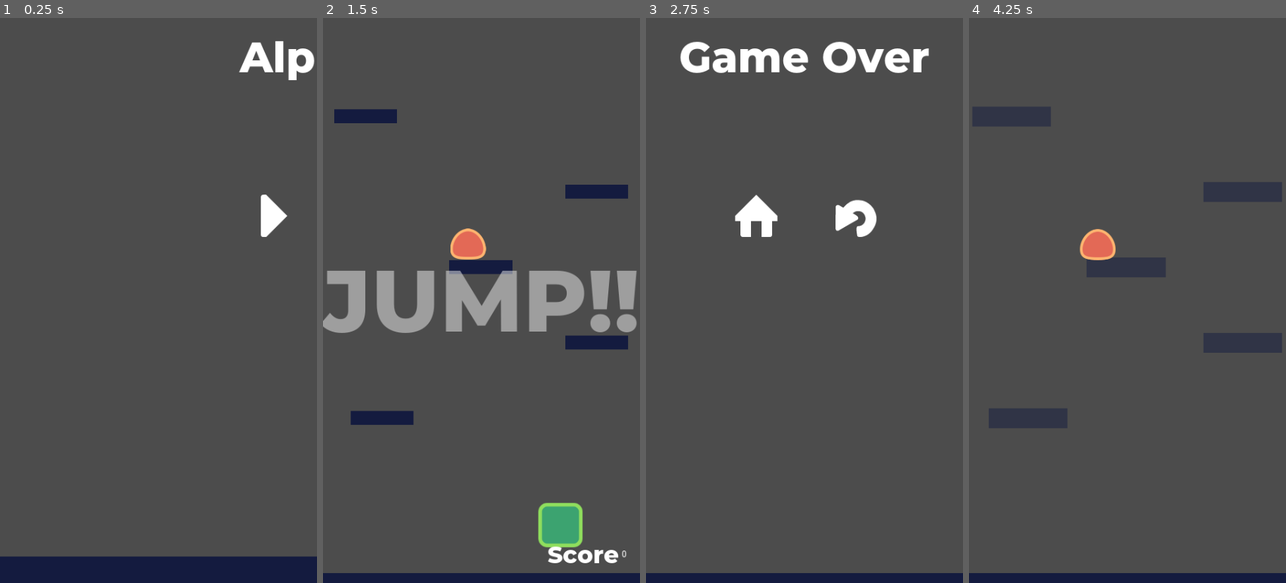
Above: before the commit, frames 1-4 (left to right).
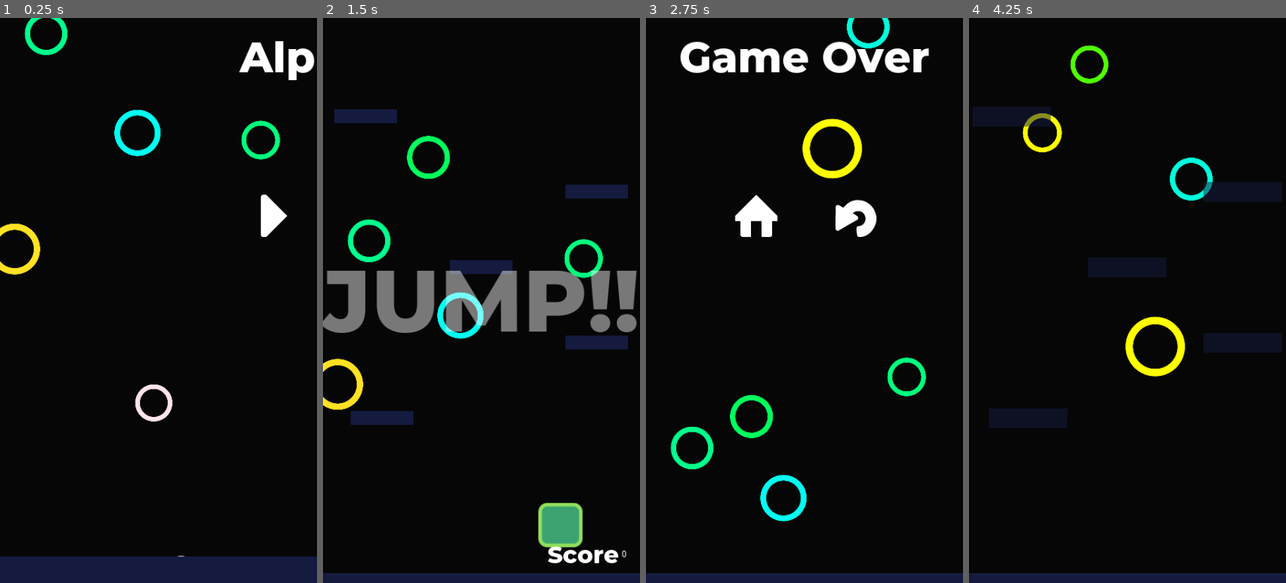
Above: after the commit, the same moments.

Repository: kedar-devs/Alpha-Q
Game: Godot game, scene res://Main.tscn
Same seed, same stepped clock (60 frames per second), same inputs: the game is played once before the commit and once after it.
Inputs (mouse positions are in pixels of both pictures, inside the frame that each line leads up to):
- Up to frame 1 (0.25 s): no input
- Up to frame 2 (1.5 s): click (430, 215) at 0.5 s; move the mouse to (551, 272) at 1.27 s; hold Right (move_right) from 1.28 s (still down); click (551, 272) at 1.42 s
- Up to frame 3 (2.75 s): move the mouse to (741, 328) at 2.02 s; release Right (move_right) at 2.03 s; hold Left (move_left) from 2.03 s (still down); click (741, 328) at 2.17 s
- Up to frame 4 (4.25 s): release Left (move_left) at 2.75 s; click (1178, 215) at 2.75 s; move the mouse to (1159, 176) at 3.52 s; hold Right (move_right) from 3.53 s (still down); click (1159, 176) at 3.67 s

The runs differ from the first frame. In frame 1, 94% of the frame differs, in the area x 0-100%, y 0-96%; in frame 2, 95%; in frame 3, 95%; in frame 4, 98%, in the area x 0-100%, y 0-99%.

Commit message:
Bug Hutting

Diff:
--- a/Main.tscn
+++ b/Main.tscn
@@ -1,10 +1,11 @@
-[gd_scene load_steps=6 format=2]
+[gd_scene load_steps=7 format=2]
 
 [ext_resource path="res://main.gd" type="Script" id=1]
 [ext_resource path="res://UI/Screens.tscn" type="PackedScene" id=2]
 [ext_resource path="res://Object/LevelTemplate.tscn" type="PackedScene" id=3]
 [ext_resource path="res://UI/ScoreMachine.tscn" type="PackedScene" id=4]
 [ext_resource path="res://start-assets/AUD-20200911-WA0020.ogg" type="AudioStream" id=5]
+[ext_resource path="res://UI/Background.tscn" type="PackedScene" id=6]
 
 [node name="main" type="Node"]
 script = ExtResource( 1 )
@@ -28,4 +29,6 @@
 
 [node name="Music" type="AudioStreamPlayer" parent="."]
 stream = ExtResource( 5 )
+
+[node name="Background" parent="." instance=ExtResource( 6 )]
 [connection signal="start_game" from="Screens" to="." method="new_game"]
--- /dev/null
+++ b/Object/Area2D.gd
@@ -0,0 +1,9 @@
+extends Area2D
+
+
+func disappear():
+	print("in disappear")
+	get_parent().queue_free()
+	#$AnimationPlayer.play("Dying")
+	#yield($AnimationPlayer,"animation_finished")
+	queue_free()
--- a/Object/Enemy.gd
+++ b/Object/Enemy.gd
@@ -10,10 +10,10 @@
 	speed.x=50
 	velocity.x=-speed.x
 	position=_position
-	$CollisionPolygon2D.scale=Vector2(0.5,0.5)
-	$Sprite.scale=Vector2(0.5,0.5)
-	$Area2D/CollisionShape2D.scale=Vector2(0.5,0.5)
-	$PlatformDetector/CollisionShape2D.scale=Vector2(0.5,0.5)
+	#$CollisionPolygon2D.scale=Vector2(0.5,0.5)
+	#$Sprite.scale=Vector2(0.5,0.5)
+	#$Area2D/CollisionShape2D.scale=Vector2(0.5,0.5)
+	#$PlatformDetector/CollisionShape2D.scale=Vector2(0.5,0.5)
 
 func _physics_process(delta):
 
@@ -29,9 +29,15 @@
 
 
 func _on_Area2D_area_entered(area):
-	emit_signal("killenemy")
+#	emit_signal("killenemy",area)
+	#queue_free()
+	pass
 
-
+func disappear():
+	print("in disappear")
+	$AnimationPlayer.play("Dying")
+	yield($AnimationPlayer,"animation_finished")
+	queue_free()
 func _on_PlatformDetector_area_entered(area):
 	gravity=0
 
--- a/Object/Enemy.tscn
+++ b/Object/Enemy.tscn
@@ -1,13 +1,42 @@
-[gd_scene load_steps=5 format=2]
+[gd_scene load_steps=7 format=2]
 
 [ext_resource path="res://Object/Enemy.gd" type="Script" id=1]
 [ext_resource path="res://start-assets/enemy.png" type="Texture" id=2]
+[ext_resource path="res://Object/Area2D.gd" type="Script" id=3]
+
+[sub_resource type="RectangleShape2D" id=2]
+extents = Vector2( 66.6696, 19.8443 )
 
 [sub_resource type="RectangleShape2D" id=1]
 extents = Vector2( 40.482, 10 )
 
-[sub_resource type="RectangleShape2D" id=2]
-extents = Vector2( 45.1069, 17.49 )
+[sub_resource type="Animation" id=3]
+resource_name = "Dying"
+length = 0.5
+tracks/0/type = "value"
+tracks/0/path = NodePath(".:scale")
+tracks/0/interp = 1
+tracks/0/loop_wrap = true
+tracks/0/imported = false
+tracks/0/enabled = true
+tracks/0/keys = {
+"times": PoolRealArray( 0, 0.5 ),
+"transitions": PoolRealArray( 1, 1 ),
+"update": 0,
+"values": [ Vector2( 1, 1 ), Vector2( 1e-05, 1e-05 ) ]
+}
+tracks/1/type = "value"
+tracks/1/path = NodePath(".:modulate")
+tracks/1/interp = 1
+tracks/1/loop_wrap = true
+tracks/1/imported = false
+tracks/1/enabled = true
+tracks/1/keys = {
+"times": PoolRealArray( 0, 0.5 ),
+"transitions": PoolRealArray( 1, 1 ),
+"update": 0,
+"values": [ Color( 1, 1, 1, 1 ), Color( 1, 1, 1, 0 ) ]
+}
 
 [node name="Enemy" type="KinematicBody2D"]
 position = Vector2( 238.022, 121.5 )
@@ -15,11 +44,22 @@
 collision_mask = 21
 script = ExtResource( 1 )
 
+[node name="Area2D" type="Area2D" parent="."]
+position = Vector2( 1.26137, -16.818 )
+collision_layer = 2
+collision_mask = 0
+script = ExtResource( 3 )
+
+[node name="CollisionShape2D" type="CollisionShape2D" parent="Area2D"]
+position = Vector2( -0.420471, -1.68179 )
+scale = Vector2( 0.5, 0.5 )
+shape = SubResource( 2 )
+
 [node name="PlatformDetector" type="Area2D" parent="."]
-position = Vector2( 0.840897, 48.3516 )
+position = Vector2( -3.78404, 23.1247 )
 
 [node name="CollisionShape2D" type="CollisionShape2D" parent="PlatformDetector"]
-position = Vector2( -2.10225, -27.3292 )
+position = Vector2( 0.840897, -1.68182 )
 scale = Vector2( 0.5, 0.5 )
 shape = SubResource( 1 )
 
@@ -43,16 +83,11 @@
 [node name="CollisionPolygon2D" type="CollisionPolygon2D" parent="."]
 position = Vector2( -1.52588e-05, 25.6474 )
 scale = Vector2( 0.5, 0.5 )
-polygon = PoolVector2Array( 6.12497, 13.7916, -11.5339, 14.6324, -60.4261, -99.4777, 67.8106, -98.6368 )
+polygon = PoolVector2Array( 5.28406, 6.22339, -18.2611, 7.06433, -60.4261, -99.4777, 67.8106, -98.6368 )
 
-[node name="Area2D" type="Area2D" parent="."]
-position = Vector2( 0.840897, 48.3516 )
-
-[node name="CollisionShape2D" type="CollisionShape2D" parent="Area2D"]
-position = Vector2( -1.52588e-05, -64.3287 )
-scale = Vector2( 0.5, 0.5 )
-shape = SubResource( 2 )
+[node name="AnimationPlayer" type="AnimationPlayer" parent="."]
+anims/Dying = SubResource( 3 )
+[connection signal="area_entered" from="Area2D" to="." method="_on_Area2D_area_entered"]
 [connection signal="area_entered" from="PlatformDetector" to="." method="_on_PlatformDetector_area_entered"]
 [connection signal="area_exited" from="PlatformDetector" to="." method="_on_PlatformDetector_area_exited"]
 [connection signal="screen_exited" from="VisibilityNotifier2D" to="." method="_on_VisibilityNotifier2D_screen_exited"]
-[connection signal="area_entered" from="Area2D" to="." method="_on_Area2D_area_entered"]
--- a/Object/MovingObj.gd
+++ b/Object/MovingObj.gd
@@ -8,13 +8,13 @@
 var bredth=0.4
 signal enemyOn
 signal preventPlayer
-func init(_position):
+func init(_position,level):
 	print("in position")
 	position=_position
 	$CollisionShape2D.shape=$CollisionShape2D.shape.duplicate()
 	$Sprite.scale=Vector2(length,bredth)
 	$CollisionShape2D.scale=Vector2(length,bredth)
-	set_tween()
+	set_tween(level)
 
 
 
@@ -28,12 +28,14 @@
 	queue_free()
 
 
-func set_tween(object=null,key=null):
+func set_tween(level,object=null,key=null):
 	if move_range==0:
 		return
 	move_range*=-1
-
-	move_speed=20
+	if level<18:
+		move_speed=20-level
+	else:
+		move_speed=1
 	move_tween.interpolate_property(self,"position:x",position.x,position.x+move_range,move_speed,Tween.TRANS_QUAD,Tween.EASE_IN_OUT)
 	move_tween.start()
 
@@ -42,7 +44,9 @@
 
 
 func _on_MovingObj_body_exited(body):
-	emit_signal("enemyOn")
+	print("enemy exited")
+	emit_signal("enemyOn",body)
+
 
 
 func _on_MovingObj_area_entered(area):
--- a/Object/MovingObj.tscn
+++ b/Object/MovingObj.tscn
@@ -1,13 +1,33 @@
-[gd_scene load_steps=5 format=2]
+[gd_scene load_steps=7 format=2]
 
 [ext_resource path="res://start-assets/movingobj.png" type="Texture" id=1]
 [ext_resource path="res://Object/MovingObj.gd" type="Script" id=2]
 
-[sub_resource type="RectangleShape2D" id=1]
+[sub_resource type="Shader" id=5]
+code = "shader_type canvas_item;
+
+uniform vec4 color : hint_color;
+uniform float speed:hint_range(0,20);
+uniform float width:hint_range(0,1);
+void fragment() {
+	vec2 center=vec2(0.5);
+	float time=TIME*speed;
+	float thickness=width+0.05*cos(time);
+	float dist=distance(UV,center);
+	COLOR.rgb = color.rgb;
+	COLOR.a = texture(TEXTURE, UV).a+smoothstep(thickness/2.0,0.0,abs(dist));
+}"
+
+[sub_resource type="ShaderMaterial" id=2]
+shader = SubResource( 5 )
+shader_param/color = Color( 0.780392, 0.0392157, 0.0392157, 1 )
+shader_param/speed = 1.0
+shader_param/width = 0.0
+
+[sub_resource type="RectangleShape2D" id=3]
 extents = Vector2( 79.9316, 27 )
 
-[sub_resource type="Animation" id=2]
-resource_name = "free"
+[sub_resource type="Animation" id=4]
 length = 0.4
 tracks/0/type = "value"
 tracks/0/path = NodePath("Sprite:scale")
@@ -37,6 +57,7 @@
 [node name="MovingObj" type="Area2D" groups=[
 "blocks",
 ]]
+material = SubResource( 2 )
 position = Vector2( 249.065, 426.692 )
 collision_layer = 4
 collision_mask = 11
@@ -49,14 +70,14 @@
 [node name="CollisionShape2D" type="CollisionShape2D" parent="."]
 visible = false
 scale = Vector2( 1.5, 1 )
-shape = SubResource( 1 )
+shape = SubResource( 3 )
 
 [node name="VisibilityNotifier2D" type="VisibilityNotifier2D" parent="."]
 
 [node name="MoveTween" type="Tween" parent="."]
 
 [node name="AnimationPlayer" type="AnimationPlayer" parent="."]
-anims/free = SubResource( 2 )
+anims/free = SubResource( 4 )
 [connection signal="area_entered" from="." to="." method="_on_MovingObj_area_entered"]
 [connection signal="body_exited" from="." to="." method="_on_MovingObj_body_exited"]
 [connection signal="screen_exited" from="VisibilityNotifier2D" to="." method="_on_VisibilityNotifier2D_screen_exited"]
--- a/Object/Tile.gd
+++ b/Object/Tile.gd
@@ -34,7 +34,7 @@
 	if direction.y==-1.0:
 		$Jump.play()
 		dir=-1
-		jump_height=30
+		jump_height=50
 		up=0
 	if jump_height>0:
 		new_velocity.y+=(speed.y*dir)
@@ -58,13 +58,15 @@
 	velocity=move_and_slide(Vector2.ZERO)
 	up=-1
 	dir=-1
+	print(object)
 	object.disappear()
 func jump():
 	print("in jump")
 
 	velocity=move_and_slide(Vector2.ZERO)
 
-
+func changedir():
+	return
 
 func _on_VisibilityNotifier2D_screen_exited():
 	emit_signal("dead")
--- a/Object/Tile.tscn
+++ b/Object/Tile.tscn
@@ -6,7 +6,7 @@
 [ext_resource path="res://start-assets/audio/88.ogg" type="AudioStream" id=4]
 
 [sub_resource type="RectangleShape2D" id=1]
-extents = Vector2( 48.7779, 45.6159 )
+extents = Vector2( 46.7029, 45.6159 )
 
 [sub_resource type="RectangleShape2D" id=2]
 extents = Vector2( 48.1992, 52.3043 )
--- /dev/null
+++ b/UI/Background.tscn
@@ -0,0 +1,34 @@
+[gd_scene load_steps=2 format=2]
+
+[ext_resource path="res://start-assets/images/circle1_n.png" type="Texture" id=1]
+
+[node name="Background" type="CanvasLayer"]
+layer = -1
+
+[node name="ColorRect" type="ColorRect" parent="."]
+anchor_right = 1.0
+anchor_bottom = 1.0
+mouse_filter = 2
+color = Color( 0.0235294, 0.0235294, 0.0235294, 1 )
+__meta__ = {
+"_edit_use_anchors_": false
+}
+
+[node name="CPUParticles2D" type="CPUParticles2D" parent="."]
+position = Vector2( 240, -100 )
+rotation = 1.5708
+amount = 6
+lifetime = 20.0
+preprocess = 10.0
+speed_scale = 4.44
+texture = ExtResource( 1 )
+emission_shape = 2
+emission_rect_extents = Vector2( 1, 240 )
+spread = 0.0
+gravity = Vector2( 0, 0 )
+initial_velocity = 75.0
+initial_velocity_random = 0.6
+scale_amount = 0.2
+scale_amount_random = 0.2
+hue_variation = 0.5
+hue_variation_random = 1.0
--- a/UI/BaseScreen.gd
+++ b/UI/BaseScreen.gd
@@ -2,8 +2,10 @@
 onready var tween=$Tween
 
 func appear():
+	get_tree().call_group("buttons","set_disabled",false)
 	tween.interpolate_property(self,"offset:x",500,0,0.5,Tween.TRANS_BACK,Tween.EASE_IN_OUT)
 	tween.start()
 func disappear():
+	get_tree().call_group("buttons","set_disabled",true)
 	tween.interpolate_property(self,"offset:x",0,500,0.5,Tween.TRANS_BACK,Tween.EASE_IN_OUT)
 	tween.start()
--- a/main.gd
+++ b/main.gd
@@ -5,7 +5,7 @@
 enum EnemyExists{OFF,ON}
 var score=0
 var player
-var level=0
+export var level=0
 var modes=EnemyExists.OFF
 func _ready():
 	randomize()
@@ -55,14 +55,14 @@
 
 	if _position==null:
 		var x=75
-		var y=rand_range(-800,-650)
+		var y=-800
 		_position=player.position+Vector2(x,y)
 		add_child(platform)
 		add_child(platform1)
 		add_child(platform2)
-		platform.init(_position)
-		platform1.init(_position+Vector2(rand_range(175,175-level),190))
-		platform2.init(_position+Vector2(rand_range(-175,-175+level),-228))
+		platform.init(_position,level)
+		platform1.init(_position+Vector2(rand_range(175,175-level),190),level)
+		platform2.init(_position+Vector2(rand_range(-175,-175+level),-228),level)
 		platform.connect("enemyOn",self,"_prevent_fall")
 		platform.connect("preventPlayer",self,"_make_fall")
 		platform1.connect("enemyOn",self,"_prevent_fall")
@@ -76,13 +76,13 @@
 		add_child(platform)
 		add_child(platform1)
 		add_child(platform4)
-		platform2.init(_position+Vector2(-175,-228))
-		platform5.init(_position+Vector2(-150,228))
+		platform2.init(_position+Vector2(-175,-228),level)
+		platform5.init(_position+Vector2(-150,228),level)
 		platform2.connect("enemyOn",self,"_prevent_fall")
 		platform2.connect("preventPlayer",self,"_make_fall")
-		platform.init(_position)
-		platform1.init(_position+Vector2(175,-114))
-		platform4.init(_position+Vector2(175,114))
+		platform.init(_position,level)
+		platform1.init(_position+Vector2(175,-114),level)
+		platform4.init(_position+Vector2(175,114),level)
 		platform.connect("enemyOn",self,"_prevent_fall")
 		platform.connect("preventPlayer",self,"_make_fall")
 		platform1.connect("enemyOn",self,"_prevent_fall")
@@ -91,8 +91,8 @@
 		platform4.connect("preventPlayer",self,"_make_fall")
 		platform5.connect("enemyOn",self,"_prevent_fall")
 		platform5.connect("preventPlayer",self,"_make_fall")
-	#set_enemy(_mode,_position)
-	spawn_enimies(_position+Vector2(0,-35))
+	set_enemy(_mode,_position)
+	#spawn_enimies(_position+Vector2(0,-37))
 func _on_player_landed(object):
 	print("in landing ")
 	player.stopfalling(object)
@@ -106,6 +106,7 @@
 		$ScoreMachine.show_message("Level")
 
 func _on_enemy_killed(object):
+	print("entering obj")
 	queue_free()
 
 func _prevent_fall(object):
@@ -118,6 +119,8 @@
 	pass
 
 func _free_tile(object):
+	if player.velocity.y<0:
+		return
 	object.disappear()
 
 
--- a/project.godot
+++ b/project.godot
@@ -73,3 +73,4 @@
 
 quality/driver/driver_name="GLES2"
 environment/default_environment="res://default_env.tres"
+quality/dynamic_fonts/use_oversampling=false
Binary file added: start-assets/BeautyMountainsPersonalUse-od7z.ttf
Binary file added: start-assets/VeganStylePersonalUse-5Y58.ttf
